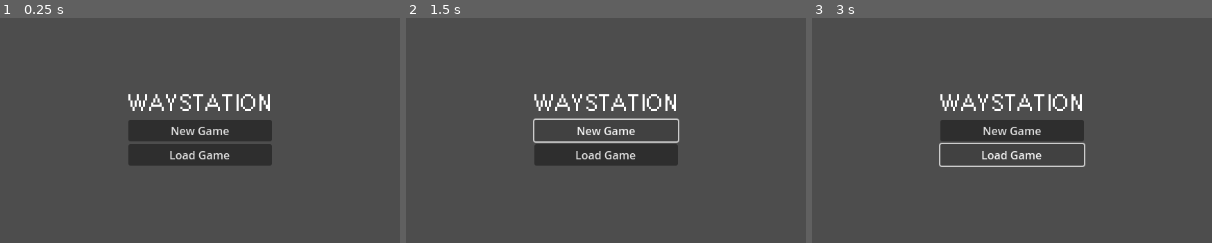
Above: before the commit, frames 1-3 (left to right).
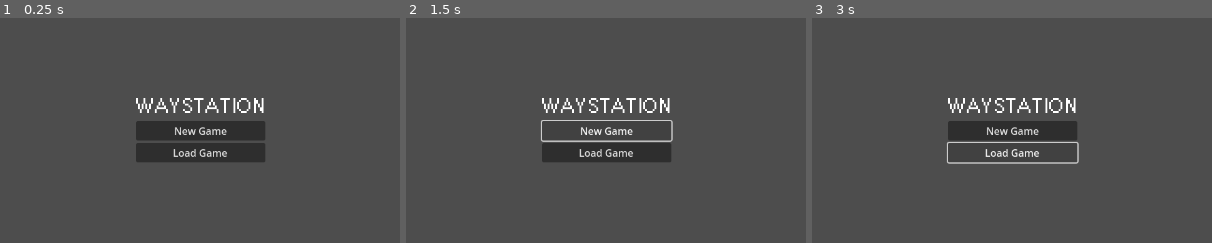
Above: after the commit, the same moments.

Repository: noahZman/waystation-prototype
Game: Godot game, scene res://scenes/start_screen.tscn
Two runs of this game, one before a commit and one after it. Both use one fixed random seed, a clock stepped at 60 frames per second and the inputs below.
Inputs:
- Up to frame 1 (0.25 s): no input
- Up to frame 2 (1.5 s): click "New Game" at 0.5 s; click "New Game" at 1.25 s
- Up to frame 3 (3 s): click "New Game" at 2 s; click "Load Game" at 2.75 s
The pictures show only the part of the screen within x 25-75%, y 26-76%; the shares and areas given below are measured in that part.
In our replay, the window is 799x449 before the commit and 800x450 after it. These sizes can differ from the game's own. Grey fills any space a smaller window leaves; there, only what the larger window draws over its background counts as a difference.

The runs differ from the first frame. In frame 1, 3.3% of the frame differs, in the area x 32-68%, y 33-66%; in frame 2, 4.0%, in the area x 31-69%, y 33-66%; in frame 3, 3.7%.

Commit message:
Refactored Player into separate scene

Diff:
--- a/project.godot
+++ b/project.godot
@@ -14,3 +14,8 @@
 run/main_scene="uid://3ximkw3qmef5"
 config/features=PackedStringArray("4.4", "Forward Plus")
 config/icon="res://icon.svg"
+
+[display]
+
+window/size/viewport_width=1280
+window/size/viewport_height=720
--- /dev/null
+++ b/scenes/player.tscn
@@ -0,0 +1,7 @@
+[gd_scene format=3 uid="uid://c8alj34772b60"]
+
+[node name="CharacterBody2D" type="CharacterBody2D"]
+
+[node name="AnimatedSprite2D" type="AnimatedSprite2D" parent="."]
+
+[node name="CollisionShape2D" type="CollisionShape2D" parent="AnimatedSprite2D"]
--- /dev/null
+++ b/scenes/workshop.tscn
@@ -0,0 +1,10 @@
+[gd_scene format=3 uid="uid://dw5npsbd5i3vt"]
+
+[node name="workshop" type="Node2D"]
+
+[node name="ColorRect" type="ColorRect" parent="."]
+anchors_preset = 15
+anchor_right = 1.0
+anchor_bottom = 1.0
+grow_horizontal = 2
+grow_vertical = 2
Not shown, changed: .DS_Store
Not shown, added: README.md.save
